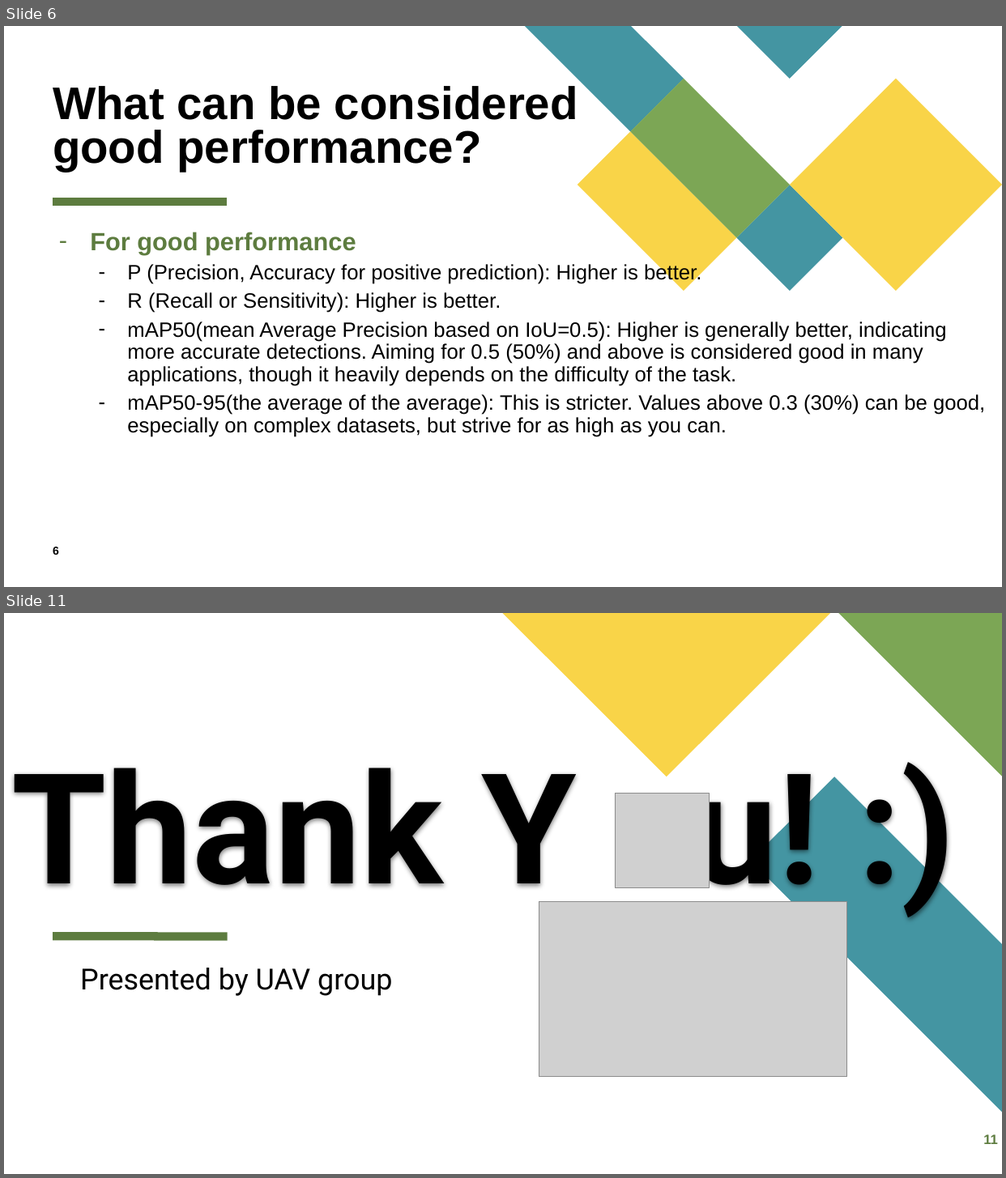
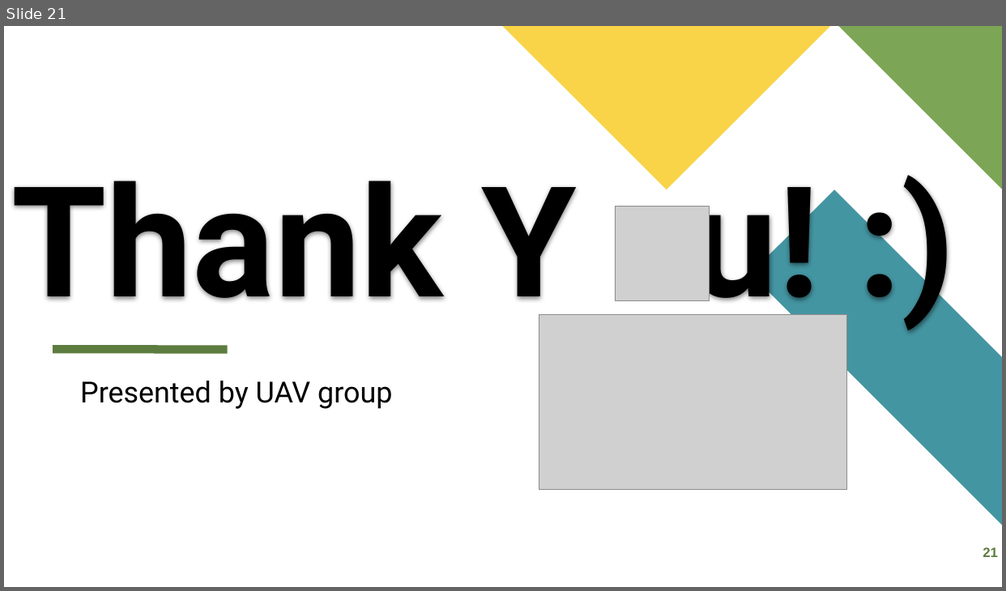
Before and after one commit to Kevin-Whoo/EE6008_48_UAV, a slide deck: EE6008_48_UAV_week4.pptx. Shown one above the other, each under a label of ours: slides 6 and 11 before the commit, slide 21 after it; the slides between them are not shown. The pictures are 1006x1178 and 1006x591 pixels, drawn with LibreOffice and Linux fonts; fonts in the diff are those of the drawing; grey boxes stand for pictures. Boxes give left, top, right and bottom in pixels: in the first picture for what was removed or moved away, otherwise in the second. Text is boxed around its words. In the diff, an @@ line names an element or a change of style, - is before the commit and + after.

```diff
--- a/EE6008_48_UAV_week4.pptx
+++ b/EE6008_48_UAV_week4.pptx
@@ slide 6 removed at box(4, 26, 1002, 587), background #FFFFFF @@
@@ title removed at box(53, 86, 578, 171) @@
-What can be considered good performance?
@@ group removed at box(525, 26, 1002, 291): 5 freeform shapes @@
@@ line removed from (53, 202) to (227, 202) @@
@@ text removed at box(90, 232, 985, 437) @@
-– For good performance
-  – P (Precision, Accuracy for positive prediction): Higher is better.
-  – R (Recall or Sensitivity): Higher is better.
-  – mAP50(mean Average Precision based on IoU=0.5): Higher is generally better, indicating more accurate detections. Aiming for 0.5 (50%) and above is considered good in many applications, though it heavily depends on the difficulty of the task.
-  – mAP50-95(the average of the average): This is stricter. Values above 0.3 (30%) can be good, especially on complex datasets, but strive for as high as you can.
@@ page number removed at box(53, 547, 59, 555) @@
-6
@@ what was slide 11 is now slide 21 @@
@@ page number at box(982, 548, 998, 557): text changed @@
-11
+21
```
Also in this commit, not shown: 4 slides changed, 16 slides added, 5 other slides removed, 6 other files.
